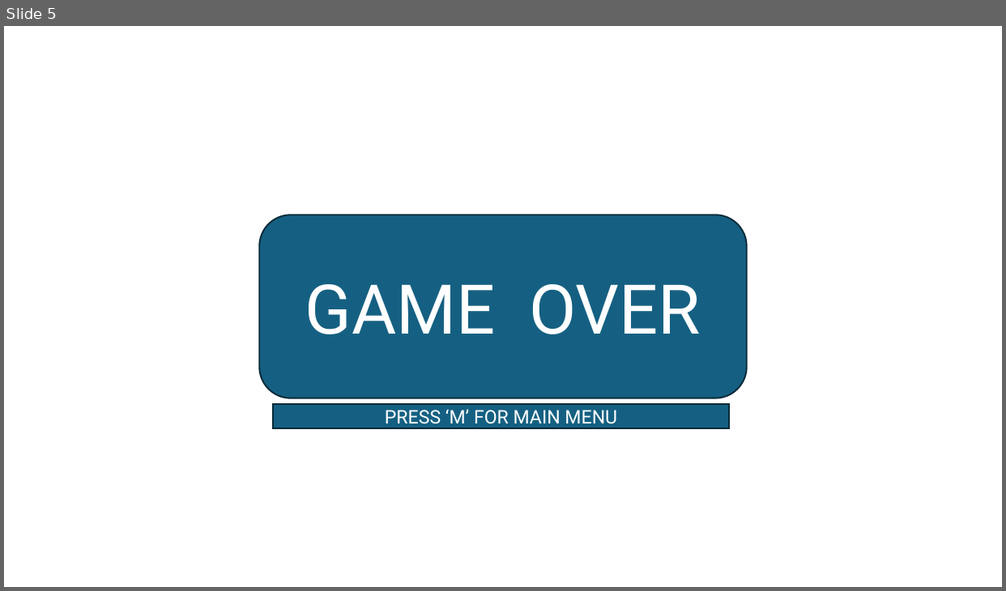
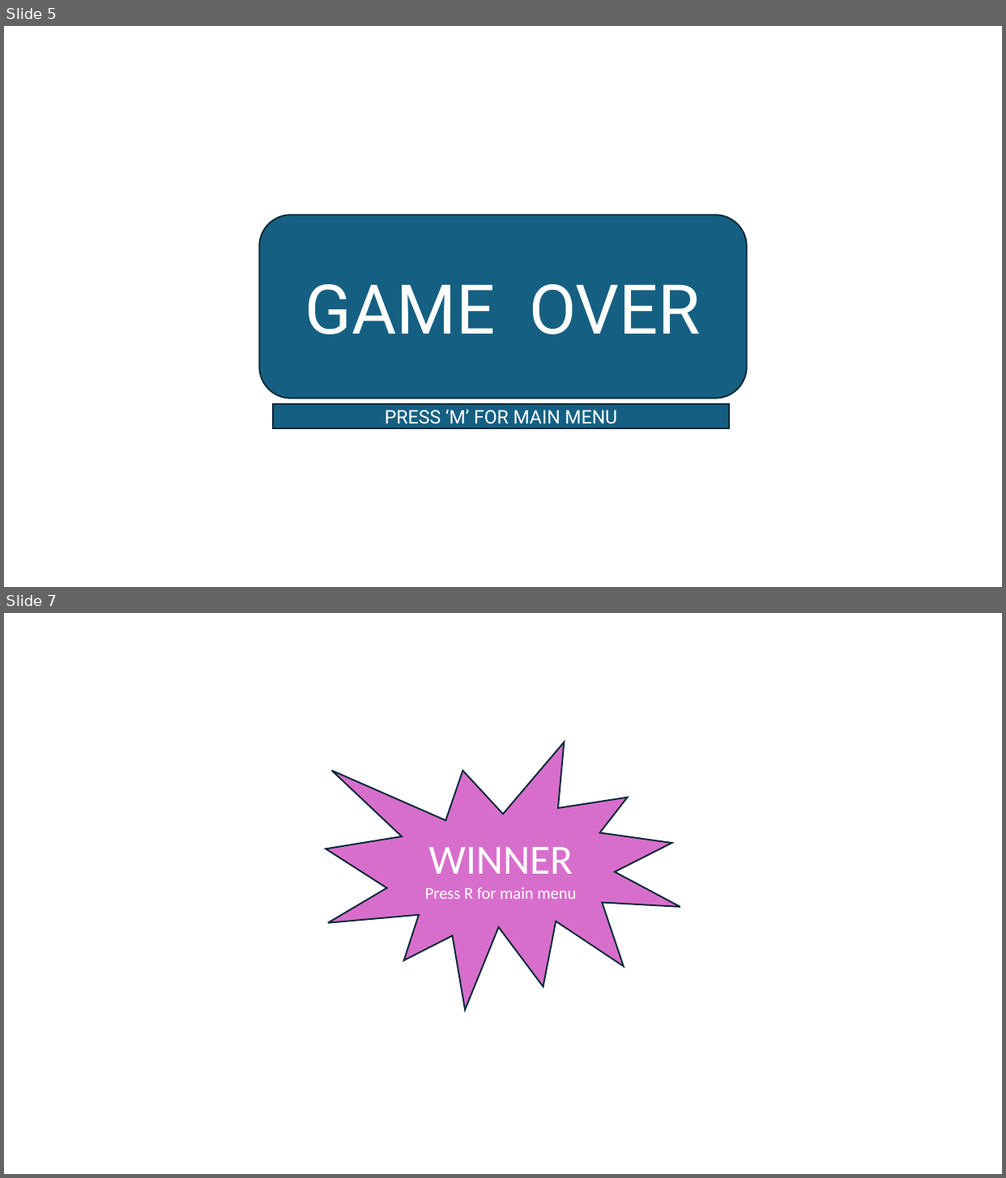
Before and after one commit to ahmfuad/Space-Invaders-L1T1, a slide deck: images/images.pptx. Shown one above the other, each under a label of ours: slide 5 before the commit, slides 5 and 7 after it; the slides between them are not shown. The pictures are 1006x591 and 1006x1178 pixels, drawn with LibreOffice and Linux fonts; fonts in the diff are those of the drawing. Boxes give left, top, right and bottom in pixels: in the first picture for what was removed or moved away, otherwise in the second. Text is boxed around its words. In the diff, an @@ line names an element or a change of style, - is before the commit and + after.

```diff
--- a/images/images.pptx
+++ b/images/images.pptx
@@ slide 7 added at (4, 613, 1002, 1174), background #FFFFFF @@
@@ irregular seal added at (326, 743, 681, 1011), fill #D86ECC, outline #092A39 1.5 pt, 16 pt, text #FFFFFF @@
+WINNER
+Press R for main menu
```
Also in this commit, not shown: 2 other slides added, 23 other files.
